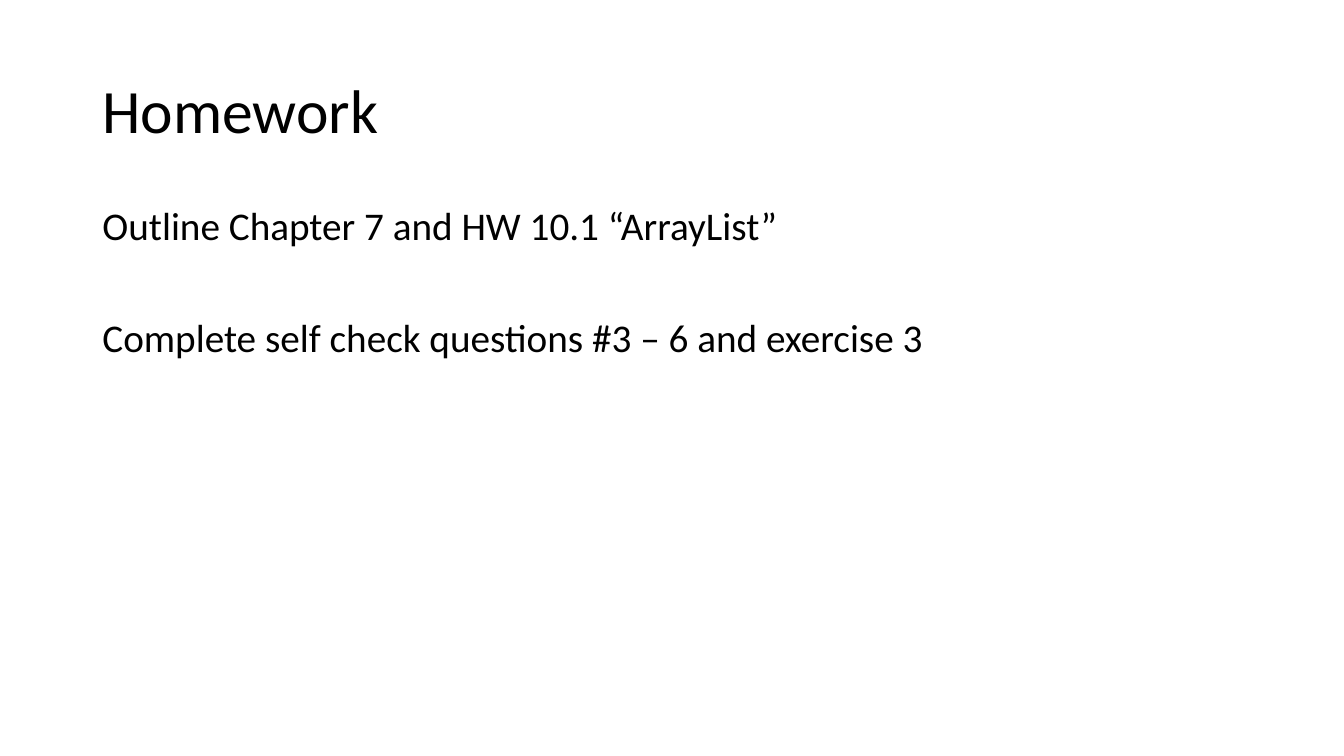
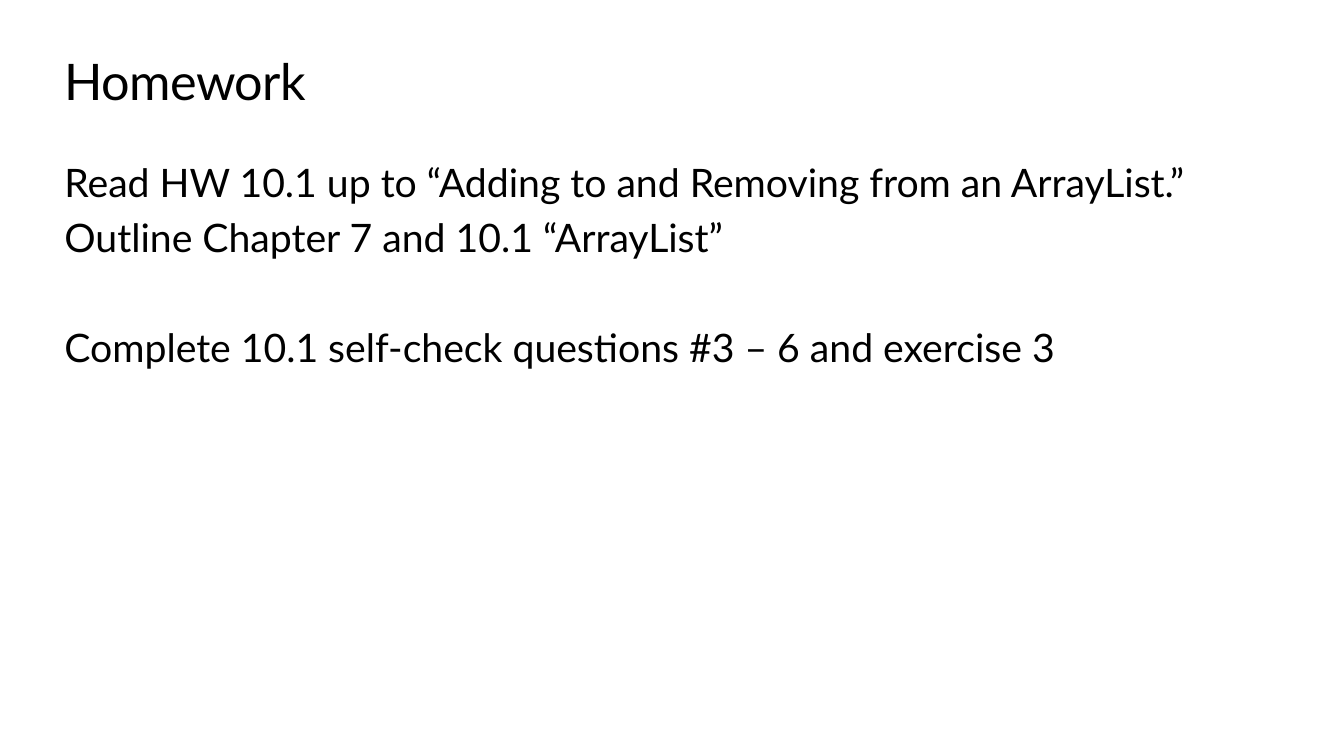
Before and after one commit to TEALSK12/apcsa-public, a slide deck: slide 72 of docs/Unit4/Unit4.pptx (slide 68 before the commit). Drawn at 1344x756 pixels with LibreOffice and Linux fonts; fonts in the diff are those of the drawing; background and template pictures are left out. Boxes give left, top, right and bottom in pixels: in the first picture for what was removed or moved away, otherwise in the second. Text is boxed around its words. In the diff, an @@ line names an element or a change of style, - is before the commit and + after.

```diff
--- a/docs/Unit4/Unit4.pptx
+++ b/docs/Unit4/Unit4.pptx
@@ title "Homework": place and size @@
-title "Homework" at <box>102,90,378,134</box>
+title "Homework" at <box>65,63,306,101</box>
@@ title "Homework" at <box>65,63,306,101</box>: size 44 to 36 pt, font Calibri to Lato, letter spacing 0 to -0.5 pt; line spacing 0.9 to 1; vertical alignment middle to top @@
@@ text at <box>64,167,1184,369</box>: text changed; font Calibri to Lato @@
-Outline Chapter 7 and HW 10.1 “ArrayList”
-Complete self check questions #3 – 6 and exercise 3
+Read HW 10.1 up to “Adding to and Removing from an ArrayList.”
+Outline Chapter 7 and 10.1 “ArrayList”
+Complete 10.1 self-check questions #3 – 6 and exercise 3
```
Also in this commit, not shown: 63 other slides changed, 19 slides added, 15 slides removed, 48 other files.
